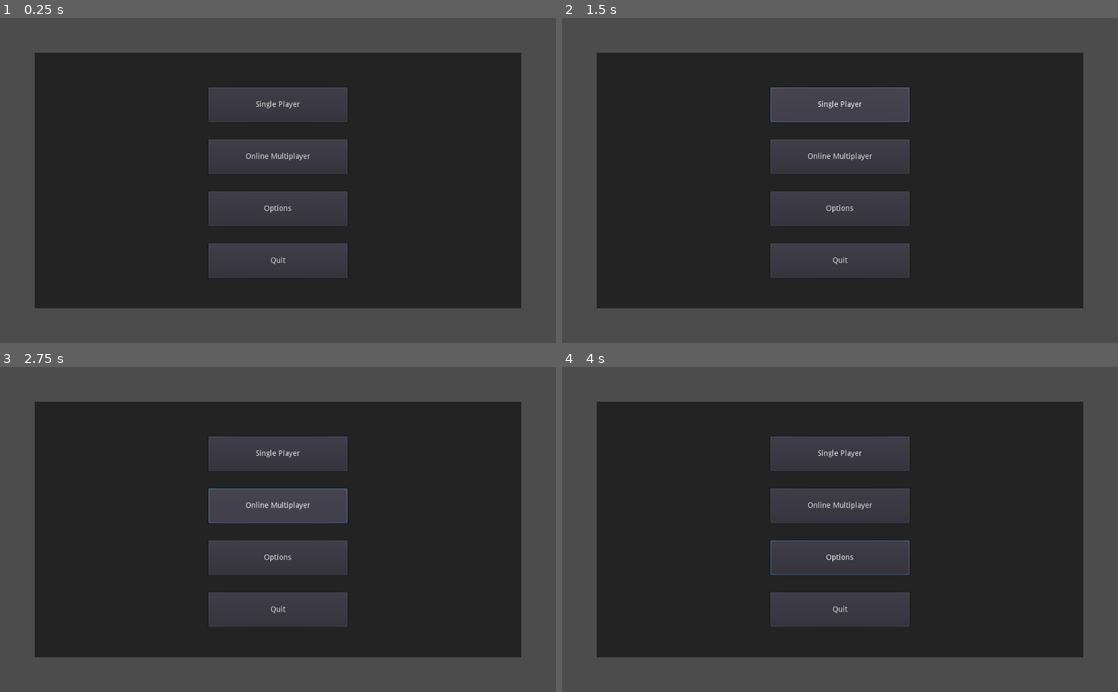
Above: before the commit, frames 1-4 (two rows, left to right).
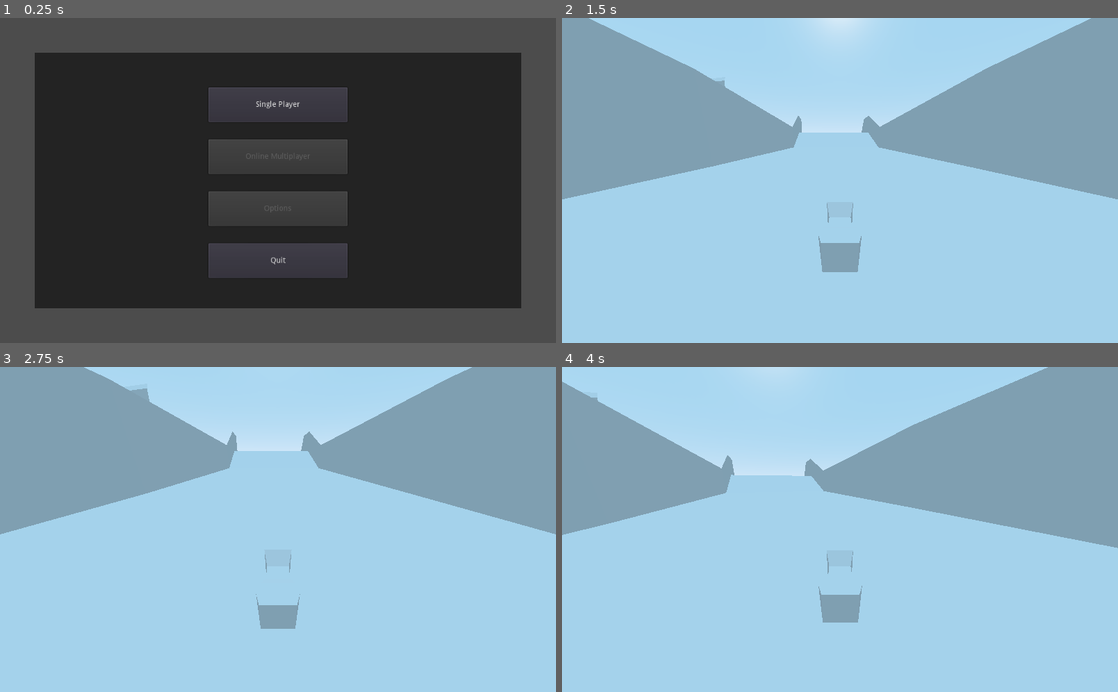
Above: after the commit, the same moments.

Repository: DeStout/JetBikes
Game: Godot game, scene res://Scenes/MainMenu.tscn
Two runs of this game, one before a commit and one after it. Both use one fixed random seed, a clock stepped at 60 frames per second and the inputs below.
Inputs (mouse positions are in pixels of both pictures, inside the frame that each line leads up to):
- Up to frame 1 (0.25 s): no input
- Up to frame 2 (1.5 s): click "Single Player" at 0.5 s; click (840, 105) at 1.25 s, where only the run before the commit has a clickable "Single Player"
- Up to frame 3 (2.75 s): click (278, 506) at 2 s, where only the run before the commit has a clickable "Online Multiplayer"
- Up to frame 4 (4 s): click (840, 558) at 2.75 s, where only the run before the commit has a clickable "Options"; move the mouse to (962, 513) at 3.52 s; hold D (Strife_Right, bound only after the commit) from 3.53 s (still down); hold Shift (Boost, bound only after the commit) from 3.53 s (still down)

The runs differ from the first frame. In frame 1, 0.2% of the frame differs, in the area x 44-56%, y 41-60%; in frame 2, 100%, in the area x 0-100%, y 0-100%; in frame 3, 100%; in frame 4, 100%.

Commit message:
Added camera\player rotations.

Diff:
--- a/Scenes/MainMenu.tscn
+++ b/Scenes/MainMenu.tscn
@@ -27,6 +27,7 @@
 margin_top = 160.0
 margin_right = 576.0
 margin_bottom = 224.0
+disabled = true
 text = "Online Multiplayer"
 __meta__ = {
 "_edit_use_anchors_": false
@@ -37,6 +38,7 @@
 margin_top = 256.0
 margin_right = 576.0
 margin_bottom = 320.0
+disabled = true
 text = "Options"
 
 [node name="Quit_Button" type="Button" parent="MenuFrame"]
@@ -48,4 +50,5 @@
 __meta__ = {
 "_edit_use_anchors_": false
 }
+[connection signal="pressed" from="MenuFrame/Solo_Button" to="." method="_on_Solo_Button_pressed"]
 [connection signal="pressed" from="MenuFrame/Quit_Button" to="." method="_on_Quit_Button_pressed"]
--- a/Scenes/Player.gd
+++ b/Scenes/Player.gd
@@ -1,10 +1,85 @@
 extends KinematicBody
 
 const GRAVITY = 9.8
+const FORWARD_ACCELERATION = 1.0
+const STRIFE_ACCELERATION = 0.1
+const REVERSE_ACCELERATION = 0.5
+const BOOST_ACCELERATION = 1.5
+const DEACCELERATION = 0.75
+const BRAKE_DEACCEL = 1.5
 
+const MAX_FORWARD_VEL = 10
+const MAX_SRIFE_VEL = 1
+const MAX_REVERSE_VEL =  5
+const MAX_BOOST_VEL = 15
+const TURN_SPEED = 8
+
+var movement_input = Vector2.ZERO
 var velocity = Vector3.ZERO
+
+var is_boosting = false
+var is_braking = false
+
+var mouse_vert_sensitivity = 0.1
+var mouse_horz_sensitivity = 0.1
+var mouse_vert_invert = 1
+var mouse_horz_invert = -1
+
+onready var RotationHelper = $BasicVehicle/RotationHelper
+
+func _ready():
+	Input.set_mouse_mode(Input.MOUSE_MODE_CAPTURED)
+
+func _process(delta):
+	move_camera(delta)
 
 func _physics_process(delta):
 	velocity.y = velocity.y - GRAVITY
 
 	velocity = move_and_slide(velocity, Vector3(0,1,0))
+
+func _input(event):
+	movement_input = Vector2.ZERO
+	is_boosting = false
+	is_braking = false
+
+	if event.is_action_pressed("Accelerate"):
+		movement_input.y += 1
+	if event.is_action_pressed("Strife_Left"):
+		movement_input.x -= 1
+	if event.is_action_pressed("Strife_Right"):
+		movement_input.x += 1
+	if event.is_action_pressed("Reverse"):
+		movement_input.y -= 1
+
+	if event.is_action_pressed("Boost"):
+		is_boosting = true
+	if event.is_action_pressed("Brake"):
+		is_braking = true
+
+	if event.is_action_pressed("Pause"):
+		if Input.get_mouse_mode() == Input.MOUSE_MODE_CAPTURED:
+			Input.set_mouse_mode(Input.MOUSE_MODE_VISIBLE)
+		else:
+			Input.set_mouse_mode(Input.MOUSE_MODE_CAPTURED)
+
+	# Rotate the camera based on mouse movement
+	if Input.get_mouse_mode() == Input.MOUSE_MODE_CAPTURED:
+		if event is InputEventMouseMotion:
+			RotationHelper.rotate_x(deg2rad(event.relative.y * mouse_vert_invert * mouse_vert_sensitivity))
+			RotationHelper.rotate_y(deg2rad(event.relative.x * mouse_horz_invert * mouse_horz_sensitivity))
+
+			var helper_rotation = RotationHelper.rotation_degrees
+			helper_rotation.x = clamp(helper_rotation.x, -10, 10)
+			helper_rotation.y = clamp(helper_rotation.y, -30, 30)
+			helper_rotation.z = 0
+			RotationHelper.rotation_degrees = helper_rotation
+
+# Turn the character and correct the camera if the camera
+# has been rotated
+func move_camera(var delta):
+	if RotationHelper.rotation_degrees.y != 0:
+		var yRot = RotationHelper.rotation_degrees.y
+		yRot = yRot + (0 - yRot) * (delta * TURN_SPEED)
+		RotationHelper.rotation_degrees.y = yRot
+		rotate_object_local(Vector3(0, 1, 0), deg2rad(yRot * delta * TURN_SPEED))
--- a/Scenes/Player.tscn
+++ b/Scenes/Player.tscn
@@ -10,11 +10,28 @@
 [node name="Player" type="KinematicBody"]
 script = ExtResource( 2 )
 
-[node name="Camera" type="Camera" parent="."]
-transform = Transform( 1, 0, 0, 0, 0.968047, 0.250769, 0, -0.250769, 0.968047, 0, 2.23975, 3.73885 )
+[node name="BasicVehicle" parent="." instance=ExtResource( 1 )]
+transform = Transform( -1, 0, -3.25841e-07, 0, 1, 0, 3.25841e-07, 0, -1, 0, 1.6, 0 )
 
-[node name="BasicVehicle" parent="." instance=ExtResource( 1 )]
+[node name="RotationHelper" type="Spatial" parent="BasicVehicle"]
+
+[node name="Camera" type="Camera" parent="BasicVehicle/RotationHelper"]
+transform = Transform( -1, -8.17108e-08, 3.15429e-07, 0, 0.968047, 0.250769, -3.25841e-07, 0.250769, -0.968047, 1.31542e-06, 2.60131, -4.03701 )
+fov = 90.0
+far = 1000.0
 
 [node name="CollisionShape" type="CollisionShape" parent="."]
-transform = Transform( 1, 0, 0, 0, 1, 0, 0, 0, 1, 0, 0.166183, 0.0700196 )
+transform = Transform( 1, 0, 0, 0, 1, 0, 0, 0, 1, 0, 1.75, 0 )
 shape = SubResource( 1 )
+
+[node name="GroundDetect1" type="RayCast" parent="."]
+transform = Transform( 1, 0, 0, 0, 1, 0, 0, 0, 1, 0, 1.01033, -0.75 )
+enabled = true
+cast_to = Vector3( 0, -1.01, 0 )
+collide_with_areas = true
+
+[node name="GroundDetect2" type="RayCast" parent="."]
+transform = Transform( 1, 0, 0, 0, 1, 0, 0, 0, 1, 0, 1.01, 0.75 )
+enabled = true
+cast_to = Vector3( 0, -1.01, 0 )
+collide_with_areas = true
--- /dev/null
+++ b/Scenes/TestTrack.tscn
@@ -0,0 +1,12 @@
+[gd_scene load_steps=3 format=2]
+
+[ext_resource path="res://Scenes/Player.tscn" type="PackedScene" id=1]
+[ext_resource path="res://Scenes/TestTrackBase.tscn" type="PackedScene" id=2]
+
+[node name="TestTrack" type="Spatial"]
+
+[node name="Player" parent="." instance=ExtResource( 1 )]
+transform = Transform( 1, 0, 0, 0, 1, 0, 0, 0, 1, 0, 73.233, 0 )
+
+[node name="TestTrack" parent="." instance=ExtResource( 2 )]
+transform = Transform( 1, 0, 0, 0, 1, 0, 0, 0, 1, 0, 71.744, 0 )
--- a/Scenes/Level01.tscn
+++ b/Scenes/TestTrackBase.tscn
@@ -17,7 +17,7 @@
 [sub_resource type="ConcavePolygonShape" id=2]
 data = PoolVector3Array( -177.458, -27.4545, 77.8885, -204.825, -38.116, 117.989, -225.588, -40.7722, 79.0493, -177.458 …(25063 unchanged characters)…
 
-[node name="Mesh" type="MeshInstance"]
+[node name="TestTrack" type="MeshInstance"]
 mesh = SubResource( 1 )
 material/0 = null
 
--- a/Scenes/Track01.tscn
+++ /dev/null
@@ -1,11 +0,0 @@
-[gd_scene load_steps=3 format=2]
-
-[ext_resource path="res://Scenes/Level01.tscn" type="PackedScene" id=1]
-[ext_resource path="res://Scenes/Player.tscn" type="PackedScene" id=2]
-
-[node name="Track01" type="Spatial"]
-
-[node name="Level01" parent="." instance=ExtResource( 1 )]
-
-[node name="Player" parent="." instance=ExtResource( 2 )]
-transform = Transform( 1, 0, 0, 0, 1, 0, 0, 0, 1, 0, 1.48902, 0 )
--- a/Scripts/MainMenu.gd
+++ b/Scripts/MainMenu.gd
@@ -3,5 +3,8 @@
 func on_ready():
 	Input.set_mouse_mode(Input.MOUSE_MODE_VISIBLE)
 
+func _on_Solo_Button_pressed():
+	get_tree().change_scene("res://Scenes/TestTrack.tscn")
+
 func _on_Quit_Button_pressed():
 	get_tree().quit()
--- a/project.godot
+++ b/project.godot
@@ -19,6 +19,96 @@
 run/main_scene="res://Scenes/MainMenu.tscn"
 config/icon="res://icon.png"
 
+[input]
+
+ui_accept={
+"deadzone": 0.5,
+"events": [  ]
+}
+ui_select={
+"deadzone": 0.5,
+"events": [  ]
+}
+ui_cancel={
+"deadzone": 0.5,
+"events": [  ]
+}
+ui_focus_next={
+"deadzone": 0.5,
+"events": [  ]
+}
+ui_focus_prev={
+"deadzone": 0.5,
+"events": [  ]
+}
+ui_left={
+"deadzone": 0.5,
+"events": [  ]
+}
+ui_right={
+"deadzone": 0.5,
+"events": [  ]
+}
+ui_up={
+"deadzone": 0.5,
+"events": [  ]
+}
+ui_down={
+"deadzone": 0.5,
+"events": [  ]
+}
+ui_page_up={
+"deadzone": 0.5,
+"events": [  ]
+}
+ui_page_down={
+"deadzone": 0.5,
+"events": [  ]
+}
+ui_home={
+"deadzone": 0.5,
+"events": [  ]
+}
+ui_end={
+"deadzone": 0.5,
+"events": [  ]
+}
+Accelerate={
+"deadzone": 0.5,
+"events": [ Object(InputEventKey,"resource_local_to_scene":false,"resource_name":"","device":0,"alt":false,"shift":false,"control":false,"meta":false,"command":false,"pressed":false,"scancode":87,"unicode":0,"echo":false,"script":null)
+ ]
+}
+Boost={
+"deadzone": 0.5,
+"events": [ Object(InputEventKey,"resource_local_to_scene":false,"resource_name":"","device":0,"alt":false,"shift":false,"control":false,"meta":false,"command":false,"pressed":false,"scancode":16777237,"unicode":0,"echo":false,"script":null)
+ ]
+}
+Brake={
+"deadzone": 0.5,
+"events": [ Object(InputEventKey,"resource_local_to_scene":false,"resource_name":"","device":0,"alt":false,"shift":false,"control":false,"meta":false,"command":false,"pressed":false,"scancode":16777238,"unicode":0,"echo":false,"script":null)
+ ]
+}
+Strife_Left={
+"deadzone": 0.5,
+"events": [ Object(InputEventKey,"resource_local_to_scene":false,"resource_name":"","device":0,"alt":false,"shift":false,"control":false,"meta":false,"command":false,"pressed":false,"scancode":65,"unicode":0,"echo":false,"script":null)
+ ]
+}
+Strife_Right={
+"deadzone": 0.5,
+"events": [ Object(InputEventKey,"resource_local_to_scene":false,"resource_name":"","device":0,"alt":false,"shift":false,"control":false,"meta":false,"command":false,"pressed":false,"scancode":68,"unicode":0,"echo":false,"script":null)
+ ]
+}
+Reverse={
+"deadzone": 0.5,
+"events": [ Object(InputEventKey,"resource_local_to_scene":false,"resource_name":"","device":0,"alt":false,"shift":false,"control":false,"meta":false,"command":false,"pressed":false,"scancode":83,"unicode":0,"echo":false,"script":null)
+ ]
+}
+Pause={
+"deadzone": 0.5,
+"events": [ Object(InputEventKey,"resource_local_to_scene":false,"resource_name":"","device":0,"alt":false,"shift":false,"control":false,"meta":false,"command":false,"pressed":false,"scancode":16777217,"unicode":0,"echo":false,"script":null)
+ ]
+}
+
 [rendering]
 
 environment/default_environment="res://default_env.tres"
